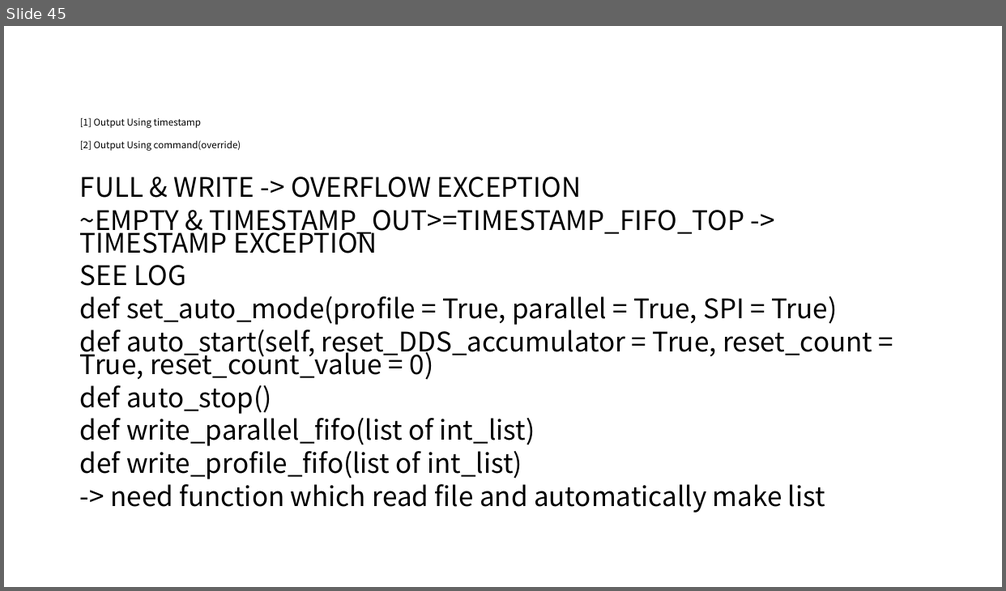
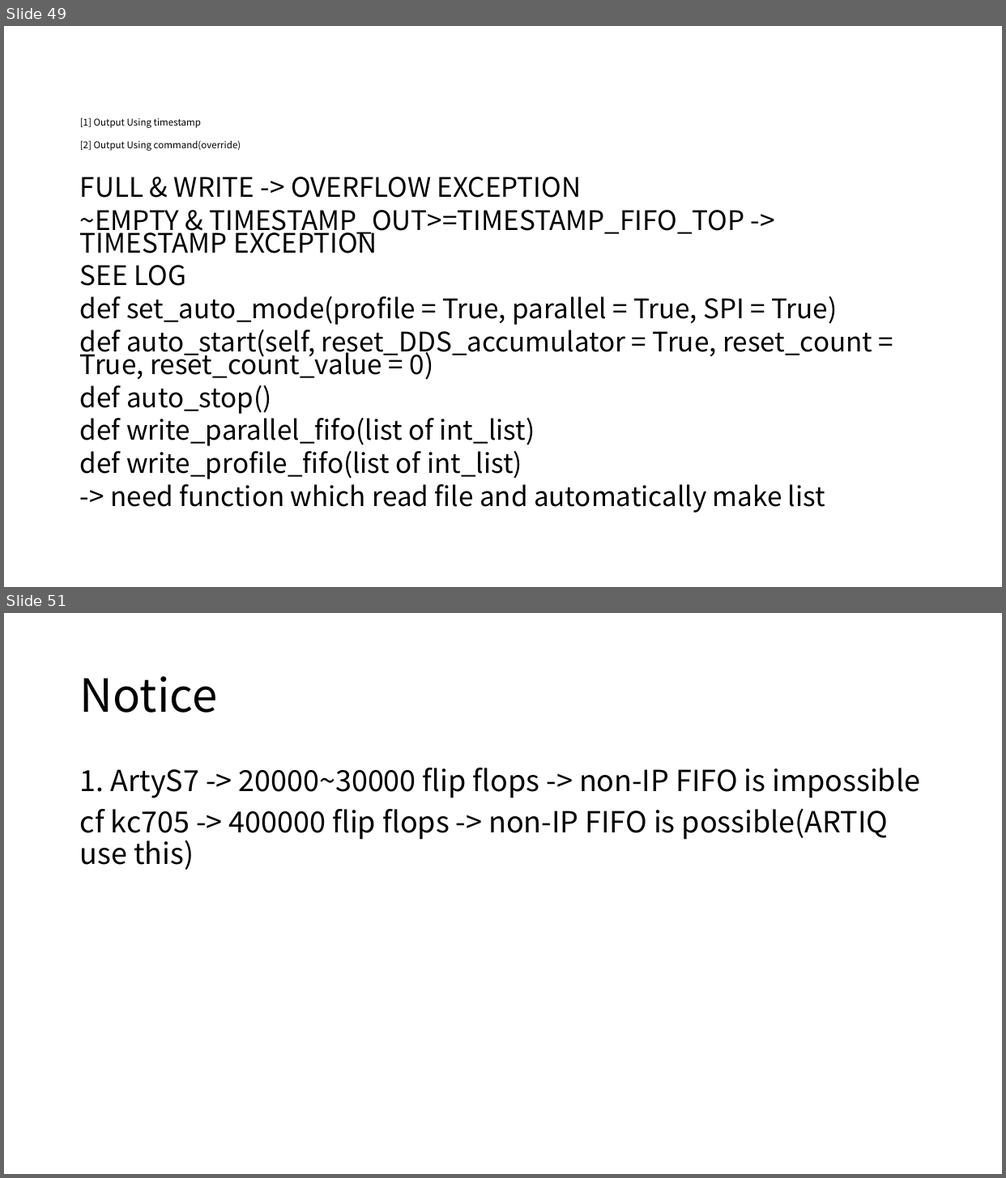
Before and after one commit to snu-quiqcl/AD9910, a slide deck: AD9912_MODULE.pptx. Shown one above the other, each under a label of ours: slide 45 before the commit, slides 49 and 51 after it; the slides between them are not shown. The pictures are 1006x591 and 1006x1178 pixels, drawn with LibreOffice and Linux fonts; fonts in the diff are those of the drawing. Boxes give left, top, right and bottom in pixels: in the first picture for what was removed or moved away, otherwise in the second. Text is boxed around its words. In the diff, an @@ line names an element or a change of style, - is before the commit and + after.

```diff
--- a/AD9912_MODULE.pptx
+++ b/AD9912_MODULE.pptx
@@ slide 51 added at bbox=[4, 613, 1002, 1174], background #FFFFFF @@
@@ title added at bbox=[80, 676, 218, 713], 44 pt, text #000000 @@
+Notice
@@ text added at bbox=[80, 768, 920, 870], 28 pt, text #000000 @@
+1. ArtyS7 -> 20000~30000 flip flops -> non-IP FIFO is impossible
+cf kc705 -> 400000 flip flops -> non-IP FIFO is possible(ARTIQ use this)
@@ what was slide 45 is now slide 49 @@
```
Also in this commit, not shown: 2 slides changed, 4 other slides added.
